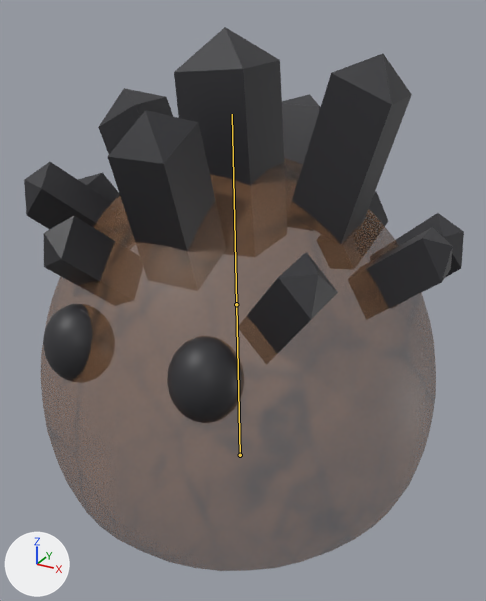
Before and after pictures for a commit that changed the FBX model Assets/Game/Gameplay/Entity/Element/Art/Models/Dirt/anim_jumpUp_loop.fbx.
Camera for both pictures: a 50 mm camera at (0.00988, -0.01776, 0.01992) aimed at (0.00011, 0.00001, 0.01103). Every picture has the same lights, and +X, +Y and +Z are marked at lower left. Both versions are drawn at frame 148 of the action 'jumpUp_loop'; the numbers are the values there. The bones that bend it are drawn over the model as lines.

The first picture shows 'earth_rigs:earthSpikes_GEO'.
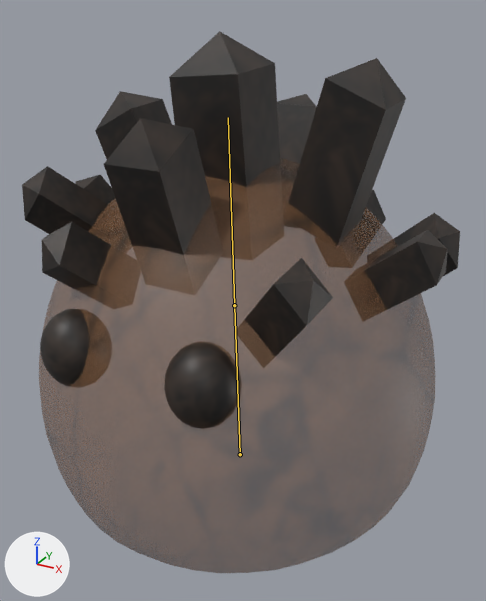
Pixel boxes (x1, y1, x2, y2) of what changed, in the pictures (486 x 601 px):
'earth_rigs:earthSpikes_GEO', posed
    before: (24, 27, 464, 423)
    after: (22, 31, 460, 429)
bone 'earth_rigs:earth_JNT', root to tip
    before: (240, 455) to (236, 304)
    after: (240, 454) to (234, 305)
bone 'earth_rigs:earthSpikes_JNT', root to tip
    before: (236, 304) to (232, 114)
    after: (234, 305) to (228, 117)

Diff of the bpy script that builds the scene:
```diff
--- a/Assets/Game/Gameplay/Entity/Element/Art/Models/Dirt/anim_jumpUp_loop.fbx.py
+++ b/Assets/Game/Gameplay/Entity/Element/Art/Models/Dirt/anim_jumpUp_loop.fbx.py
@@ bone_earth_rigs_earth_jnt @@
 bone_earth_rigs_earth_jnt = bpy.data.objects['earth_rigs:earth_rig'].pose.bones['earth_rigs:earth_JNT']
-bone_earth_rigs_earth_jnt.location = (0.0, 0.485, 0.0)
-bone_earth_rigs_earth_jnt.rotation_quaternion = (1.0, 0.018, 0.0, 0.0)  # degrees (2, 0, 0)
+bone_earth_rigs_earth_jnt.location = (0.0, 0.486, 0.0)
+bone_earth_rigs_earth_jnt.rotation_quaternion = (1.0, 0.028, 0.0, 0.0)  # degrees (3, 0, 0)
@@ bone_earth_rigs_earthspikes_jnt @@
 bone_earth_rigs_earthspikes_jnt = bpy.data.objects['earth_rigs:earth_rig'].pose.bones['earth_rigs:earthSpikes_JNT']  # child of 'earth_rigs:earth_JNT'
-bone_earth_rigs_earthspikes_jnt.location = (0.0, 0.0, 0.0)
-bone_earth_rigs_earthspikes_jnt.scale = (1.0, 1.18, 1.0)
+bone_earth_rigs_earthspikes_jnt.location = (0.0, 0.009, 0.0)
+bone_earth_rigs_earthspikes_jnt.scale = (0.99, 1.17, 0.99)
```
